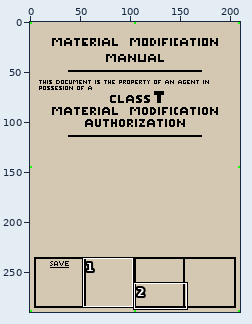
Two versions of one pixel-art file, Assets/Sprites/Objects/manual.aseprite. The first picture is a wide view before the edit; the outline marks the close-up.
Close-up. First the earlier version:
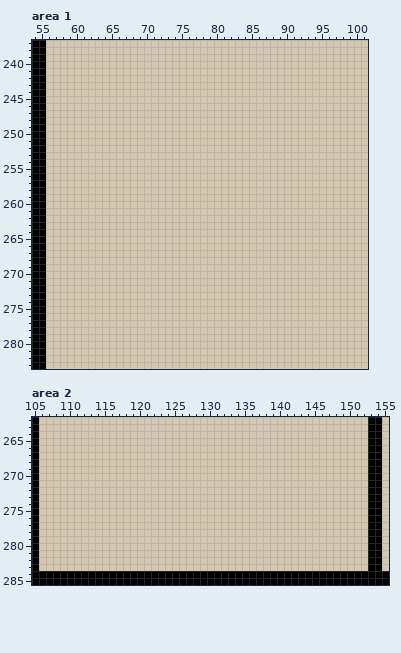
210x290 pixels, 1 frame. Shown: area 1: x 54..101, y 237..283; area 2: x 105..155, y 262..285. The commit also changed other parts of the picture, which this record leaves out.
The result:
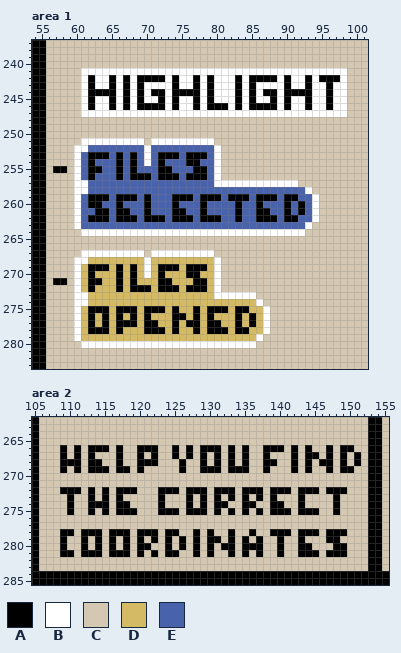
Palette (. is transparent): A #000000  B #ffffff  C #d4c8b2  D #d4ba65  E #4962ac
Difference:
layer "Rulers" added
layer "Highlight case" added
Changed rows in their new state; - is an unchanged pixel.
Area 1, layer "Highlight case":
first column x 61:
241 BBBBBBBBBBBBBBBBBBBBBBBBBBBBBBBBBBBBBB
242 BABBABABAAAABABBABABBBABAAAABABBABAAAB
243 BABBABABABBBBABBABABBBABABBBBABBABBABB
244 BAAAABABABAABAAAABABBBABABAABAAAABBABB
245 BABBABABABBABABBABABBBABABBABABBABBABB
246 BABBABABAAAABABBABAAABABAAAABABBABBABB
247 BBBBBBBBBBBBBBBBBBBBBBBBBBBBBBBBBBBBBB
first column x 57:
251 ----BBBBBBBBB-BBBBBBBBB---------------
252 ---BBEEEEEEEEBEEEEEEEEEB--------------
253 ---BEAAAEAEAEBEAAAEAAAEB--------------
254 ---BEAEEEAEAEBEAEEEAAEEB--------------
255 AA-BEAAEEAEAEEEAAEEEAAEB--------------
256 ---BEAEEEAEAAAEAAAEAAAEB--------------
257 ---BBEEEEEEEEEEEEEEEEEEBBBBBBBBBBBB---
258 ---BBEEEEEEEEEEEEEEEEEEEEEEEEEEEEEEEB-
259 ---BEAAAEAAAEAEEEAAAEAAAEAAAEAAAEAAEEB
260 ---BEAAEEAEEEAEEEAEEEAEEEEAEEAEEEAEAEB
261 ---BEEAAEAAEEAEEEAAEEAEEEEAEEAAEEAEAEB
262 ---BEAAAEAAAEAAAEAAAEAAAEEAEEAAAEAAEEB
263 ---BEEEEEEEEEEEEEEEEEEEEEEEEEEEEEEEEB-
264 ----BBBBBBBBBBBBBBBBBBBBBBBBBBBBBBBB--
267 ----BBBBBBBBB-BBBBBBBBB---------------
268 ---BBDDDDDDDDBDDDDDDDDDB--------------
269 ---BDAAADADADBDAAADAAADB--------------
270 ---BDADDDADADBDADDDAADDB--------------
271 AA-BDAADDADADDDAADDDAADB--------------
272 ---BDADDDADAAADAAADAAADB--------------
273 ---BBDDDDDDDDDDDDDDDDDDBBBBBB---------
274 ---BBDDDDDDDDDDDDDDDDDDDDDDDDB--------
275 ---BDAAADAAADAAADADDADAAADAADDB-------
276 ---BDADADADADADDDAADADADDDADADB-------
277 ---BDADADAAADAADDADAADAADDADADB-------
278 ---BDAAADADDDAAADADDADAAADAADDB-------
279 ---BDDDDDDDDDDDDDDDDDDDDDDDDDB--------
280 ----BBBBBBBBBBBBBBBBBBBBBBBBB---------
Area 2, layer "Rulers":
first column x 109:
266 A-A-AAA-A--AAA--A-A-AAA-A-A--AAA-A-A--A-AA-
267 A-A-A---A--A-A--A-A-A-A-A-A--A---A-AA-A-A-A
268 AAA-AA--A--AAA---A--A-A-A-A--AA--A-A-AA-A-A
269 A-A-AAA-AA-A-----A--AAA-AAA--A---A-A--A-AA-
272 AAA-A-A-AAA---AAA-AAA-AAA-AAA-AAA-AAA-AAA--
273 -A--A-A-A-----A---A-A-A-A-A-A-A---A----A---
274 -A--AAA-AA----A---A-A-AA--AA--AA--A----A---
275 -A--A-A-AAA---AAA-AAA-A-A-A-A-AAA-AAA--A---
278 AA-AAA-AAA-AAA-AA--A-A--A--A--AAA-AAA-AAA--
279 A--A-A-A-A-A-A-A-A-A-AA-A-A-A--A--A---AA---
280 A--A-A-A-A-AA--A-A-A-A-AA-AAA--A--AA---AA--
281 AA-AAA-AAA-A-A-AA--A-A--A-A-A--A--AAA-AAA--
Pixel boxes of the changes (left, top, right, bottom) in both close-ups:
changed: (53, 68, 347, 348)
changed: (60, 445, 361, 557)
